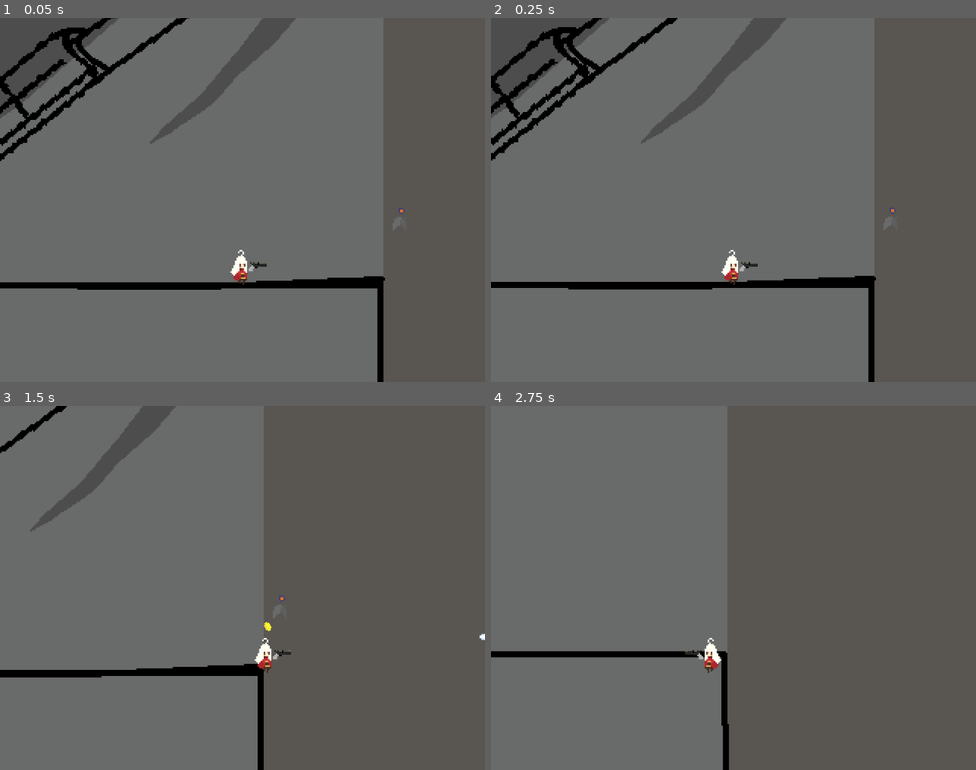
Above: before the commit, frames 1-4 (two rows, left to right).
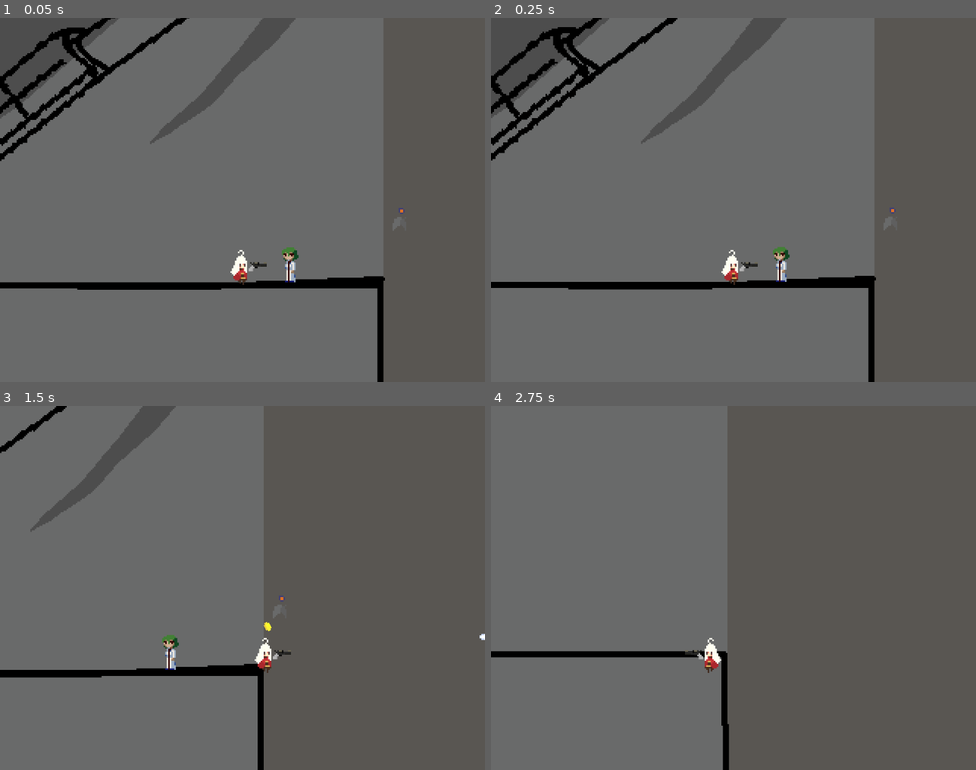
Above: after the commit, the same moments.

Repository: MaiGamesDev/Platformer_Project
Game: Godot game, scene res://SCENE/Game.tscn
Two runs of this game, one before a commit and one after it. Both use one fixed random seed, a clock stepped at 60 frames per second and the inputs below.
Inputs (mouse positions are in pixels of both pictures, inside the frame that each line leads up to):
- Up to frame 1 (0.05 s): no input
- Up to frame 2 (0.25 s): no input
- Up to frame 3 (1.5 s): tap Enter (ui_accept) at 0.5, 0.77 s; move the mouse to (349, 569) at 0.52 s; press the mouse at (349, 569) at 0.53 s; hold D (move_right) from 0.53 s (still down); move the mouse to (145, 606) at 1.27 s; release the mouse at (145, 606) at 1.28 s; right-click (145, 606) at 1.35 s
- Up to frame 4 (2.75 s): tap Enter (ui_accept) at 1.52 s; move the mouse to (782, 507) at 2.02 s; release D (move_right) at 2.03 s; press the mouse at (782, 507) at 2.03 s; hold A (move_left) from 2.03 s (still down)

The runs differ from the first frame. In frame 1, 0.2% of the frame differs, in the area x 58-62%, y 63-73%; in frame 2, 0.2%, in the area x 58-62%, y 62-73%; in frame 3, 0.2%; in frame 4, nothing differs.

Commit message:
Apply .gitignore

Diff:
--- a/SCENE/Game.tscn
+++ b/SCENE/Game.tscn
@@ -13,6 +13,7 @@
 [ext_resource type="Texture2D" uid="uid://4tx66qd7epsg" path="res://ART/revolver.png" id="9_ihku3"]
 [ext_resource type="PackedScene" uid="uid://dnbthyxy0yu55" path="res://SCENE/Bullet.tscn" id="10_o65mu"]
 [ext_resource type="Texture2D" uid="uid://yn2fuayf4vxl" path="res://ART/enemy.png" id="12_b64q1"]
+[ext_resource type="Texture2D" uid="uid://can2xt0blgi3f" path="res://ART/npc.png" id="14_sp7sp"]
 
 [sub_resource type="RectangleShape2D" id="1"]
 size = Vector2(10, 20)
@@ -699,3 +700,8 @@
 texture_filter = 1
 position = Vector2(352, 208)
 texture = ExtResource("12_b64q1")
+
+[node name="Npc" type="Sprite2D" parent="."]
+texture_filter = 1
+position = Vector2(279, 238)
+texture = ExtResource("14_sp7sp")
Not shown, added: ART/npc.png.import
Not shown: 1 places in SCENE/Game.tscn that only renumber resources
